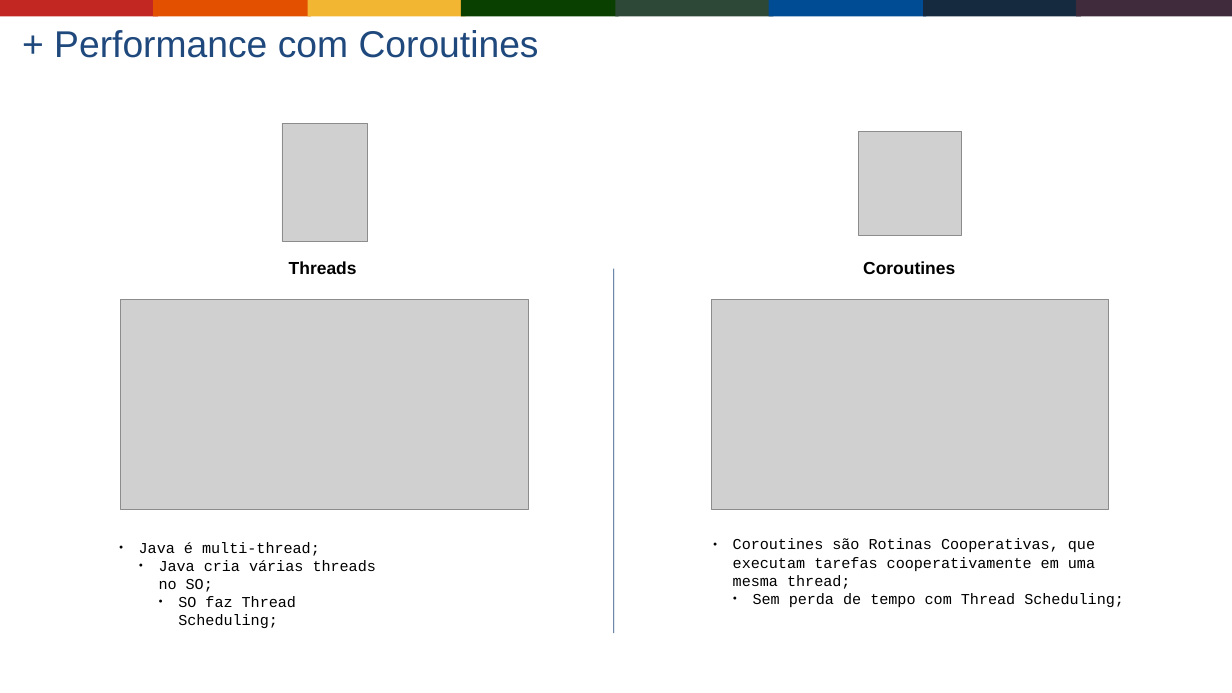
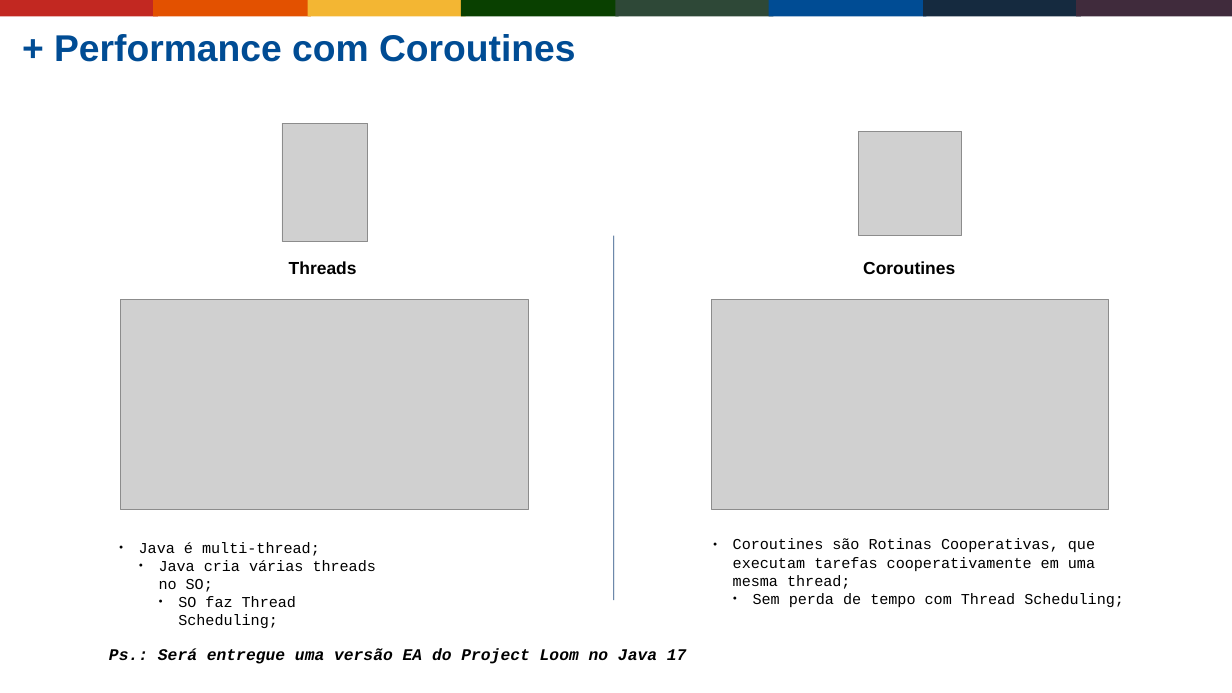
Before and after one commit to Gabrielgps25/meetup-kotlin-java-differences-features, a slide deck: slide 11 of buscando-interoperabilidade-entre-java-jvm-kotlin.odp. Drawn at 1232x693 pixels with LibreOffice and Linux fonts; fonts in the diff are those of the drawing; grey boxes stand for pictures; background and template pictures are left out. Boxes give left, top, right and bottom in pixels: in the first picture for what was removed or moved away, otherwise in the second. Text is boxed around its words. In the diff, an @@ line names an element or a change of style, - is before the commit and + after.

```diff
--- a/buscando-interoperabilidade-entre-java-jvm-kotlin.odp
+++ b/buscando-interoperabilidade-entre-java-jvm-kotlin.odp
@@ title "+ Performance com Coroutines" at [54,34,576,62]: text colour #1F497D to #004C94, bold on @@
@@ line moved from (613, 269) - (613, 633) to (613, 236) - (613, 600) @@
@@ text added at [109,648,687,664], 14 pt, text #000000, bold, italic @@
+Ps.: Será entregue uma versão EA do Project Loom no Java 17
```
Also in this commit, not shown: 21 other slides changed.
